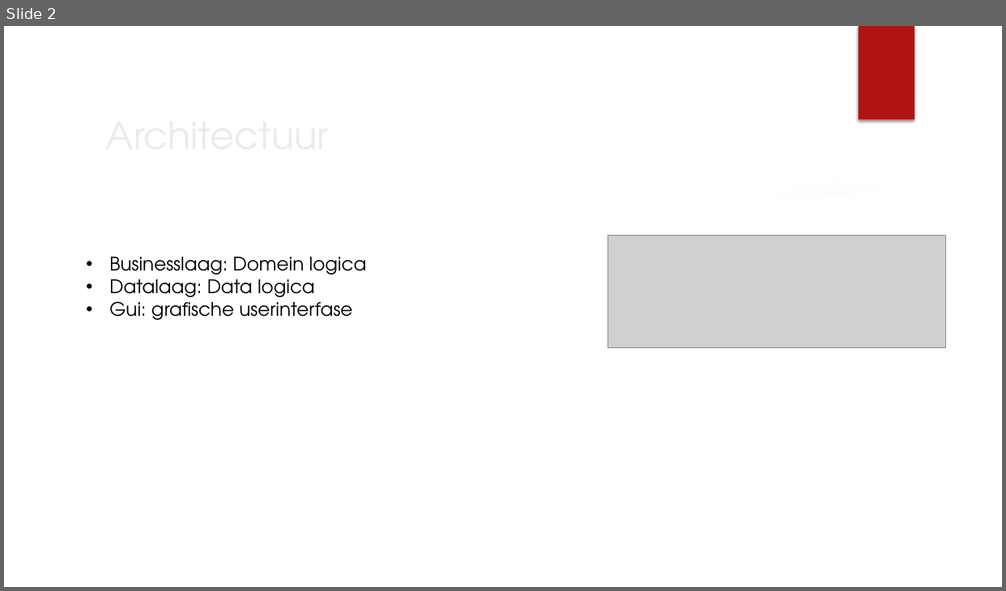
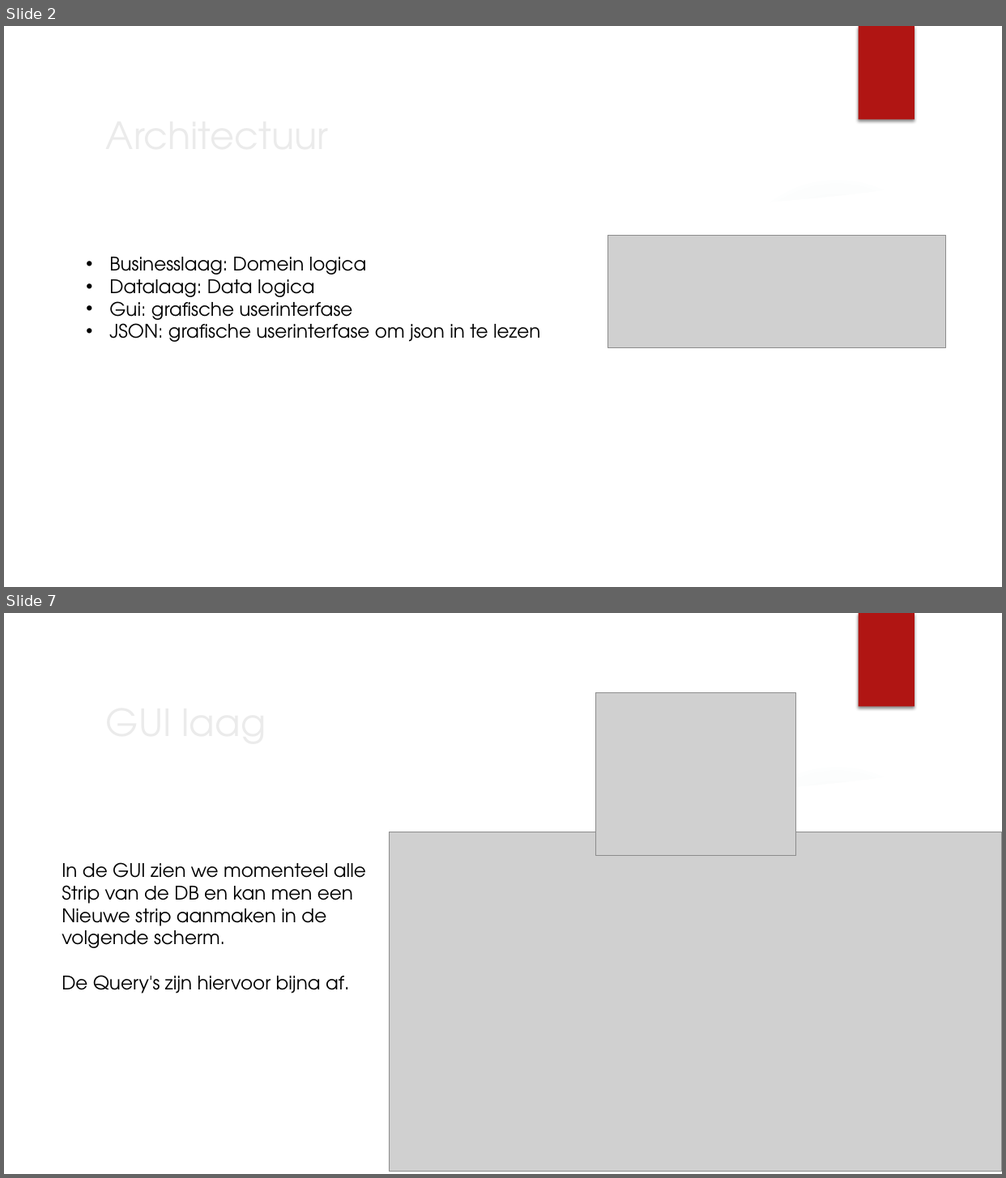
Before and after one commit to projectwerkTeamB2/projectwerk, a slide deck: Presentaties/Presentatie 19-10.pptx. Shown one above the other, each under a label of ours: slide 2 before the commit, slides 2 and 7 after it; the slides between them are not shown. The pictures are 1006x591 and 1006x1178 pixels, drawn with LibreOffice and Linux fonts; fonts in the diff are those of the drawing; grey boxes stand for pictures; background and template pictures are left out. Boxes give left, top, right and bottom in pixels: in the first picture for what was removed or moved away, otherwise in the second. Text is boxed around its words. In the diff, an @@ line names an element or a change of style, - is before the commit and + after.

```diff
--- a/Presentaties/Presentatie 19-10.pptx
+++ b/Presentaties/Presentatie 19-10.pptx
@@ slide 7 added at [4, 613, 1002, 1174], background picture (left out); not listed: 7 template elements that a slide beside it also shows @@
@@ picture added at [596, 692, 796, 855] @@
@@ picture added at [390, 832, 1002, 1171] @@
@@ text added at [62, 863, 366, 994], 18 pt, text #000000 @@
+In de GUI zien we momenteel alle
+Strip van de DB en kan men een
+Nieuwe strip aanmaken in de volgende scherm.
+De Query's zijn hiervoor bijna af.
@@ title added at [113, 862, 145, 878], 36 pt, text #EBEBEB @@
+GUI laag
@@ slide 2 changed as well @@
@@ text at [109, 319, 541, 342]: paragraph added @@
+• JSON: grafische userinterfase om json in te lezen
```
Also in this commit, not shown: 1 other slide changed, 9 other slides added, 4 slides removed.
